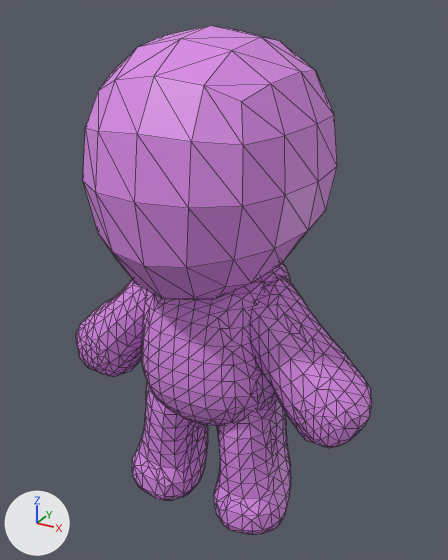
The glTF model public/character.glb, before and after one commit.
One viewpoint serves both versions: a 50 mm camera at (1.98, -3.44, 3.71) aimed at (0.05, 0.08, 1.95). Lighting does not change. The marker at lower left points along +X, +Y and +Z. Mesh edges are drawn as thin lines.
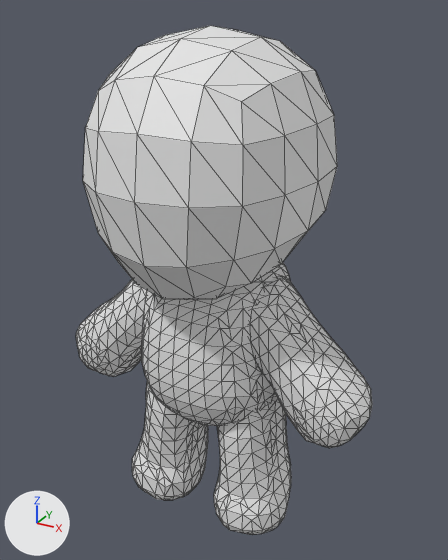
Changed parts and their boxes [x1, y1, x2, y2] in the pictures (448 x 560 px):
'Cube.004', recoloured (purple to white)
    both: [83, 26, 337, 300]
'Cube.007', recoloured (purple to white)
    both: [76, 276, 372, 448]
'Cube.005', recoloured (purple to white)
    both: [142, 262, 291, 426]
'Cube.006', recoloured (purple to white)
    both: [132, 381, 291, 535]

The change in detail:
Material 'Material' (mat_material) changes colour from purple #da8ae7 to white #e7e7e7; in linear values from (0.702, 0.253, 0.8) to (0.8, 0.8, 0.8).
